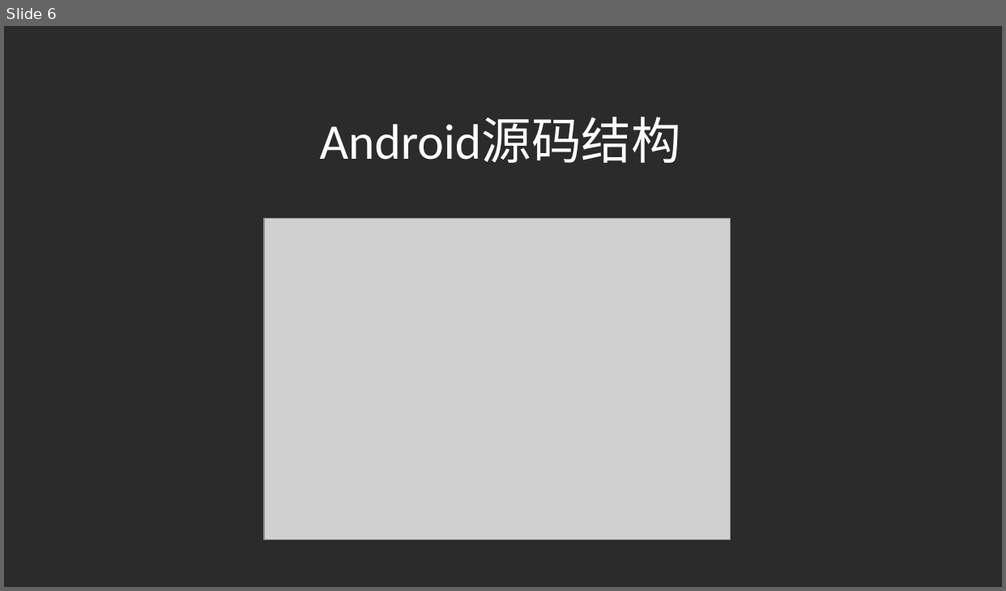
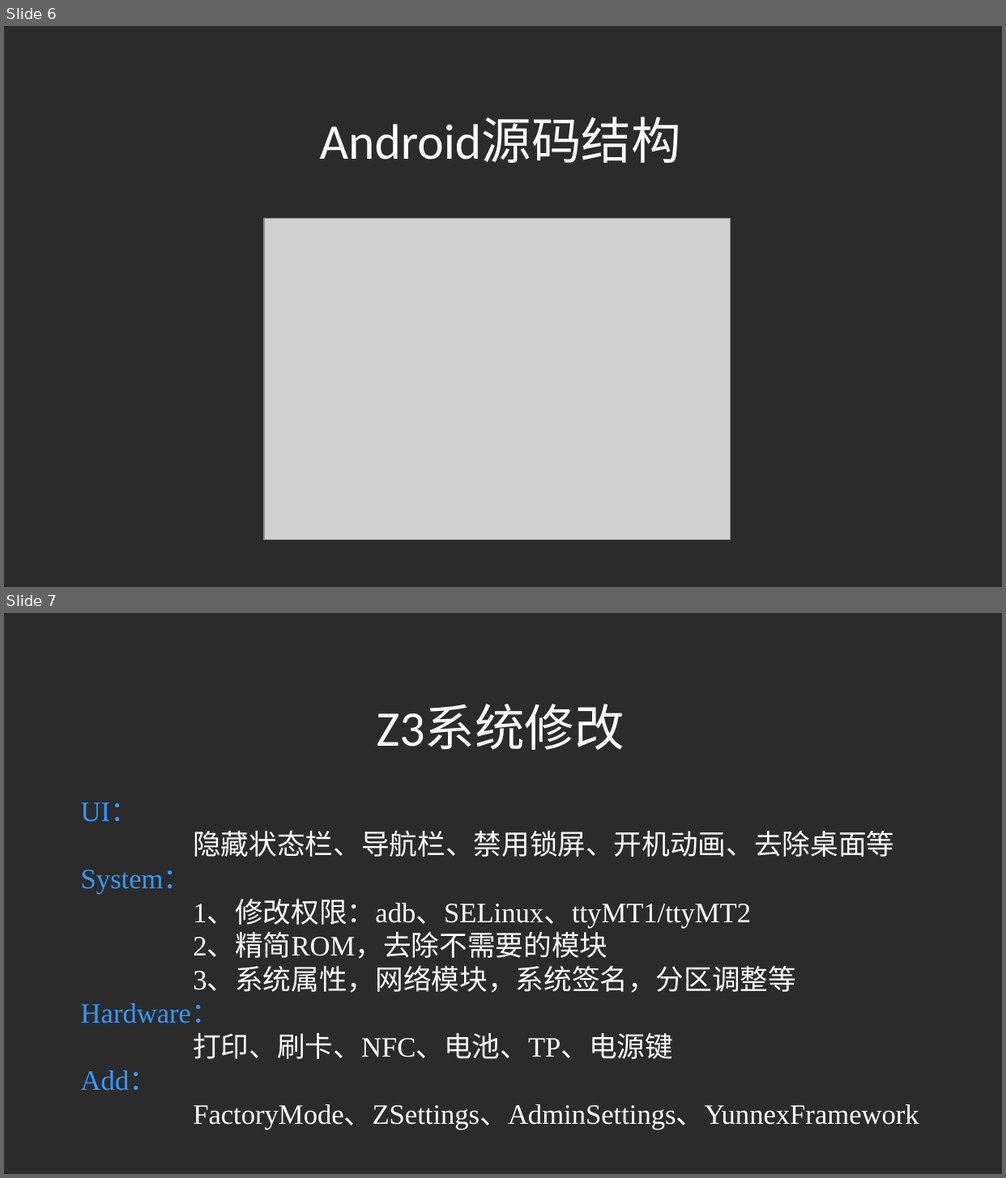
Before and after one commit to liuchangfa/workplace, a slide deck: training/Source/Source.ppt. Shown one above the other, each under a label of ours: slide 6 before the commit, slides 6 and 7 after it. The pictures are 1006x591 and 1006x1178 pixels, drawn with LibreOffice and Linux fonts; fonts in the diff are those of the drawing; grey boxes stand for pictures; background and template pictures are left out; a plain dark background stands for a picture behind light text. Boxes give left, top, right and bottom in pixels: in the first picture for what was removed or moved away, otherwise in the second. Text is boxed around its words. In the diff, an @@ line names an element or a change of style, - is before the commit and + after.

```diff
--- a/training/Source/Source.ppt
+++ b/training/Source/Source.ppt
@@ slide 7 added at [4,613,1002,1174], background picture (left out) @@
@@ text added at [377,705,624,750], 32 pt, text #FFFFFF @@
+Z3系统修改
@@ text added at [81,803,918,1130], 18 pt, text #FFFFFF @@
+UI：
+隐藏状态栏、导航栏、禁用锁屏、开机动画、去除桌面等
+System：
+1、修改权限：adb、SELinux、ttyMT1/ttyMT2
+2、精简ROM，去除不需要的模块
+3、系统属性，网络模块，系统签名，分区调整等
+Hardware：
+打印、刷卡、NFC、电池、TP、电源键
+Add：
+FactoryMode、ZSettings、AdminSettings、YunnexFramework
```
Also in this commit, not shown: 1 slide changed, 5 other slides added, 16 slides removed, 6 other files.
